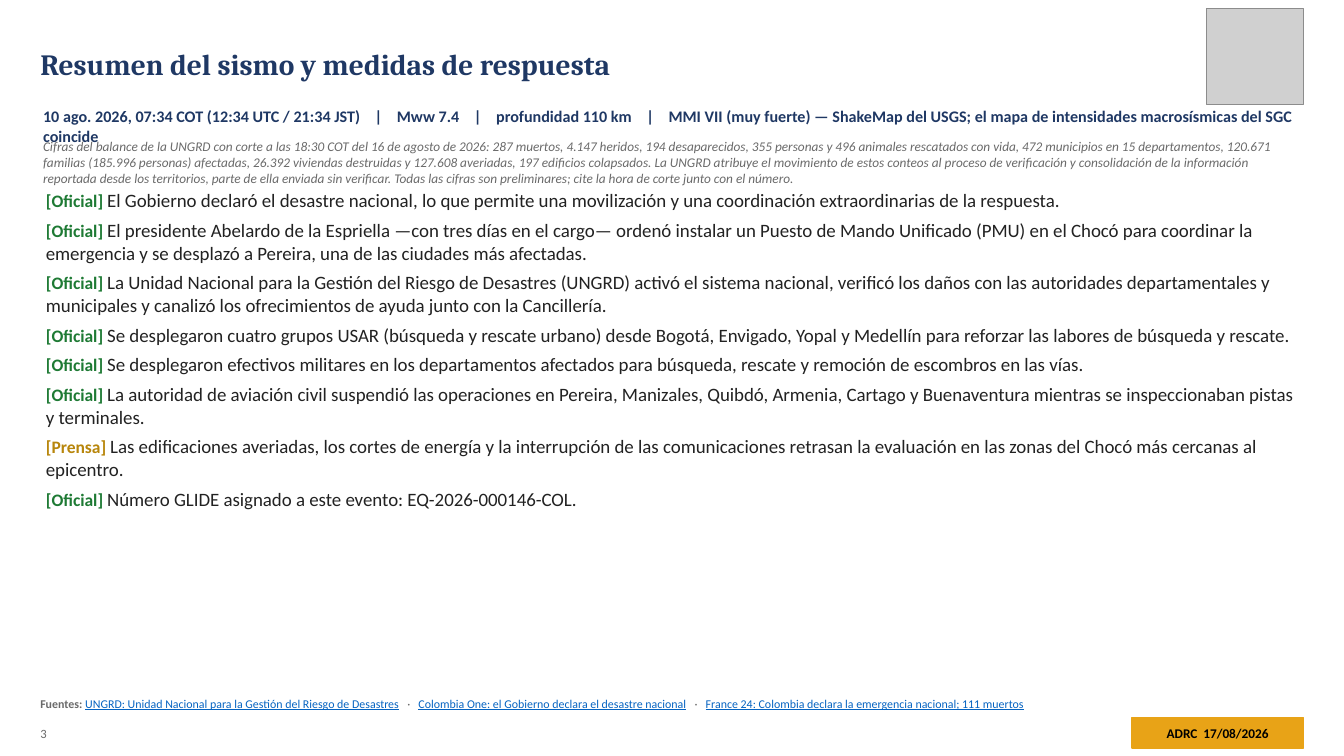
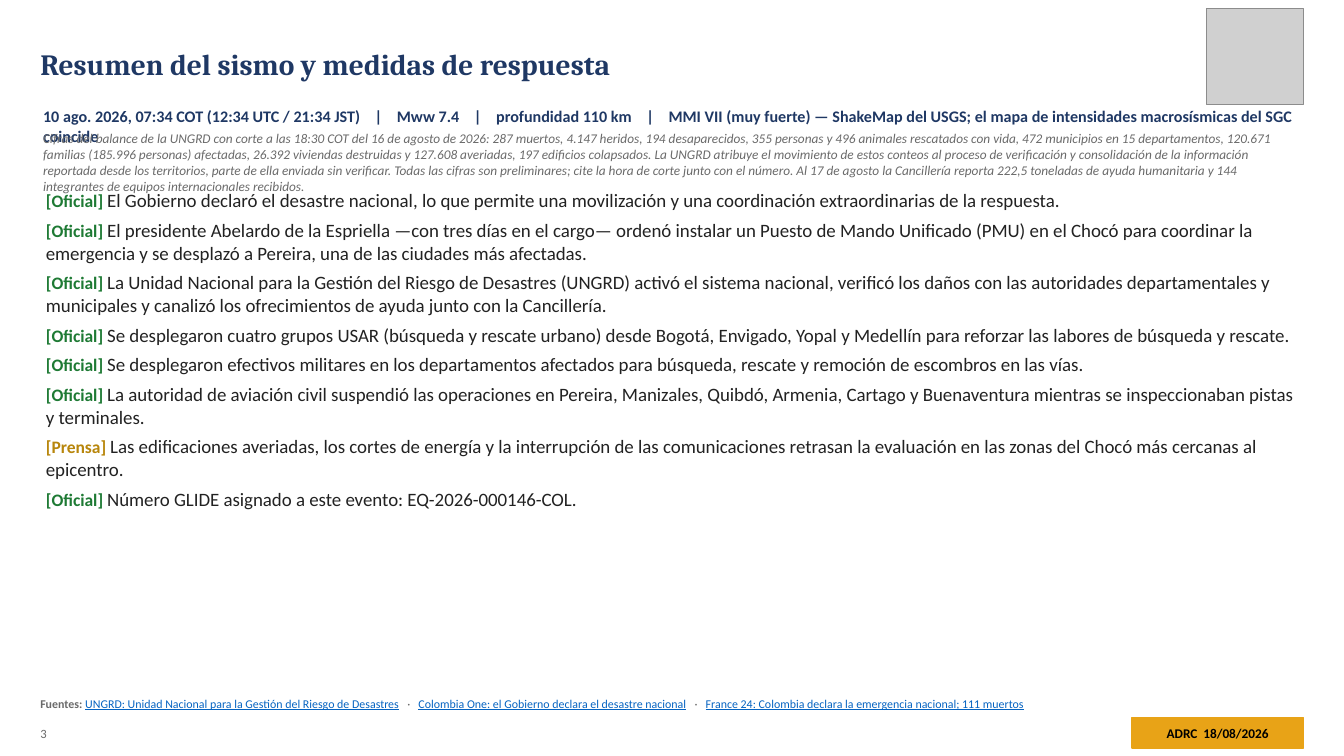
Before and after one commit to kochobi-max/whatsmap, a slide deck: slide 3 of reports/colombia_eq_20260810/output/ADRC_EQ_COL_Choco_20260810_ES.pptx. Drawn at 1344x756 pixels with LibreOffice and Linux fonts; fonts in the diff are those of the drawing; grey boxes stand for pictures. Boxes give left, top, right and bottom in pixels: in the first picture for what was removed or moved away, otherwise in the second. Text is boxed around its words. In the diff, an @@ line names an element or a change of style, - is before the commit and + after.

```diff
--- a/reports/colombia_eq_20260810/output/ADRC_EQ_COL_Choco_20260810_ES.pptx
+++ b/reports/colombia_eq_20260810/output/ADRC_EQ_COL_Choco_20260810_ES.pptx
@@ text at (43,132,1271,195): text changed @@
-Cifras del balance de la UNGRD con corte a las 18:30 COT del 16 de agosto de 2026: 287 muertos, 4.147 heridos, 194 desaparecidos, 355 personas y 496 animales rescatados con vida, 472 municipios en 15 departamentos, 120.671 familias (185.996 personas) afectadas, 26.392 viviendas destruidas y 127.608 averiadas, 197 edificios colapsados. La UNGRD atribuye el movimiento de estos conteos al proceso de verificación y consolidación de la información reportada desde los territorios, parte de ella enviada sin verificar. Todas las cifras son preliminares; cite la hora de corte junto con el número.
+Cifras del balance de la UNGRD con corte a las 18:30 COT del 16 de agosto de 2026: 287 muertos, 4.147 heridos, 194 desaparecidos, 355 personas y 496 animales rescatados con vida, 472 municipios en 15 departamentos, 120.671 familias (185.996 personas) afectadas, 26.392 viviendas destruidas y 127.608 averiadas, 197 edificios colapsados. La UNGRD atribuye el movimiento de estos conteos al proceso de verificación y consolidación de la información reportada desde los territorios, parte de ella enviada sin verificar. Todas las cifras son preliminares; cite la hora de corte junto con el número. Al 17 de agosto la Cancillería reporta 222,5 toneladas de ayuda humanitaria y 144 integrantes de equipos internacionales recibidos.
@@ text at (1167,728,1268,739): text changed @@
-ADRC 17/08/2026
+ADRC 18/08/2026
```
Also in this commit, not shown: 35 other slides changed, 1 slide added, 8 other files.
